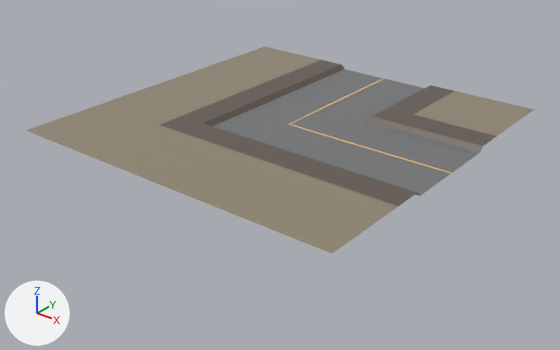
The FBX model Assets/Models/Curva.fbx: old version first, new version second.
The view is the same before and after, from a 50 mm lens placed at (2.46, -3.15, 1.6), pointed at (0.02, -0.1, -0.3). Arrows for +X, +Y and +Z are at lower left; the lights stay in place. Where no turn or scale is listed for an object, it has been applied to the vertices.

Objects in the first picture: 'Curva'.
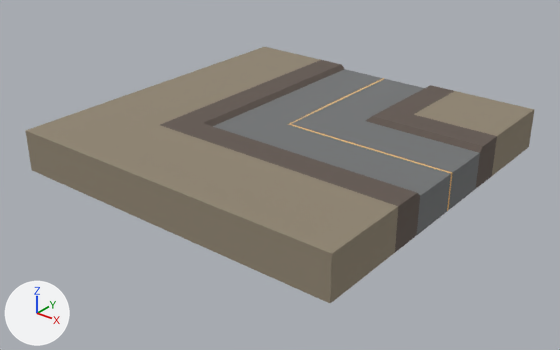
The newer file is also turned or shifted as a whole; pictures and numbers use the older file's frame.

The edits, one by one:
In material 'Atlas Lightmap Pack' (mat_atlas_lightmap_pack), roughness goes from 0.5 to 1.0.
me_curva is used by ob_curva; location (0.0, 0.0, 0.0).
me_curva had 70 vertices, 54 faces and spanned x -1.0..1.0, y -1.0..1.0, z -0.03..0.0.
me_curva now has 140 vertices, 138 faces and spans x -1.0..1.0, y -1.0..1.0, z -0.23..0.0.
Part 1, on me_curva:
30 vertices are added at x -0.31..0.5, y -0.5..0.5, z -0.23.
22 new vertices lie (0.0, 0.0, -0.23) away from vertices in x -1.0..1.0, y -1.0..1.0, z 0.0.
8 new vertices lie (0.0, 0.0, -0.2) away from vertices in x -0.31..1.0, y -0.31..1.0, z -0.03.
5 new vertices lie (0.5, 0.0, 0.0) away from vertices in x -1.0, y -0.5..0.5, z -0.23.
5 new vertices lie (0.17, 0.0, 0.0) away from vertices in x -0.5, y -0.5..0.5, z -0.23.
84 new faces join them.

Pixel boxes [x1, y1, x2, y2] of what changed, in the pictures (560 x 350 px):
'Curva', reshaped (24% taller): before [25, 47, 534, 254]; after [25, 47, 535, 303]
part 1 of me_curva, added (brown): after [26, 109, 535, 303]
